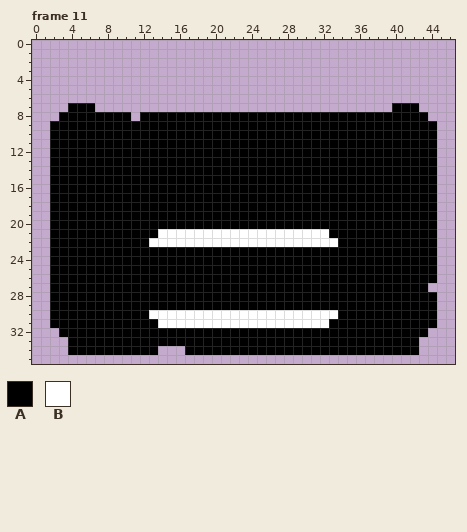
Edited in one commit: pixel-art file (Assets/Resources/new aseprite/objects/interactives/crafters/burner/burner.aseprite). This is how it looked before the edit.
48x36 pixels, 12 frames. Colours within 5 levels of each other are drawn and written as one. Shown: frame 11. The old version is drawn lined up with the new one, on the new canvas. The commit also changed other frames, which this record leaves out.
Visible layers, top first: "...em/.smoke. - white", "...em/.smoke. em", "...em/.cube. - fullwhite", "...em/.cube. - white" opacity 73%, "...em/.cube. em", ".smoke./.em. white", ".smoke./Layer 1" opacity 70%, ".cube./.em. fullwhite", ".cube./.em. white" opacity 73%, ".cube./fans", ".cube./structure", ".cube./holes", ".cube./bones", ".cube./aeration", ".cube./base".
Palette (. is transparent): A #000000  B #ffffff
Pixels before, frame 11, first column x 2:
 7 ..AAA.................................AAA..
 8 .AAAAAAAA.AAAAAAAAAAAAAAAAAAAAAAAAAAAAAAAA.
 9 AAAAAAAAAAAAAAAAAAAAAAAAAAAAAAAAAAAAAAAAAAA
10 AAAAAAAAAAAAAAAAAAAAAAAAAAAAAAAAAAAAAAAAAAA
11 AAAAAAAAAAAAAAAAAAAAAAAAAAAAAAAAAAAAAAAAAAA
12 AAAAAAAAAAAAAAAAAAAAAAAAAAAAAAAAAAAAAAAAAAA
13 AAAAAAAAAAAAAAAAAAAAAAAAAAAAAAAAAAAAAAAAAAA
14 AAAAAAAAAAAAAAAAAAAAAAAAAAAAAAAAAAAAAAAAAAA
15 AAAAAAAAAAAAAAAAAAAAAAAAAAAAAAAAAAAAAAAAAAA
16 AAAAAAAAAAAAAAAAAAAAAAAAAAAAAAAAAAAAAAAAAAA
17 AAAAAAAAAAAAAAAAAAAAAAAAAAAAAAAAAAAAAAAAAAA
18 AAAAAAAAAAAAAAAAAAAAAAAAAAAAAAAAAAAAAAAAAAA
19 AAAAAAAAAAAAAAAAAAAAAAAAAAAAAAAAAAAAAAAAAAA
20 AAAAAAAAAAAAAAAAAAAAAAAAAAAAAAAAAAAAAAAAAAA
21 AAAAAAAAAAAABBBBBBBBBBBBBBBBBBBAAAAAAAAAAAA
22 AAAAAAAAAAABBBBBBBBBBBBBBBBBBBBBAAAAAAAAAAA
23 AAAAAAAAAAAAAAAAAAAAAAAAAAAAAAAAAAAAAAAAAAA
24 AAAAAAAAAAAAAAAAAAAAAAAAAAAAAAAAAAAAAAAAAAA
25 AAAAAAAAAAAAAAAAAAAAAAAAAAAAAAAAAAAAAAAAAAA
26 AAAAAAAAAAAAAAAAAAAAAAAAAAAAAAAAAAAAAAAAAAA
27 AAAAAAAAAAAAAAAAAAAAAAAAAAAAAAAAAAAAAAAAAA.
28 AAAAAAAAAAAAAAAAAAAAAAAAAAAAAAAAAAAAAAAAAAA
29 AAAAAAAAAAAAAAAAAAAAAAAAAAAAAAAAAAAAAAAAAAA
30 AAAAAAAAAAABBBBBBBBBBBBBBBBBBBBBAAAAAAAAAAA
31 AAAAAAAAAAAABBBBBBBBBBBBBBBBBBBAAAAAAAAAAAA
32 .AAAAAAAAAAAAAAAAAAAAAAAAAAAAAAAAAAAAAAAAA.
33 ..AAAAAAAAAAAAAAAAAAAAAAAAAAAAAAAAAAAAAAA..
34 ..AAAAAAAAAA...AAAAAAAAAAAAAAAAAAAAAAAAAA..
After the commit:
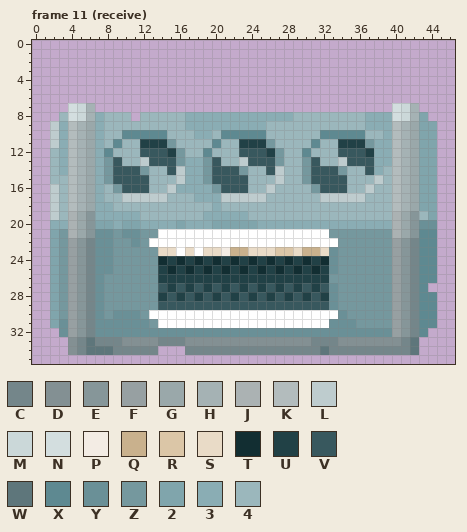
Colours new in this view: C #74868a  D #839093  E #869699  F #97a0a2  G #9aa8aa  H #a5b2b4  J #abb2b3  K #b3bcbd  L #beccce  M #cbd8d9  N #d3dedf  P #f3ece4  Q #c9b18d  R #dbc6a7  S #e9dbc7  T #122e32  U #214146  V #38585e  W #5e767b  X #5e8991  Y #6a9097  Z #75989e  2 #80a5ac  3 #8aadb4  4 #9bb7bc
Author's note on the commit: (#342.1) Burner started + burner animations
The exact change:
canvas 48x36 -> 47x36, the old top-left corner now at -1,0 (the part of the old canvas that was cut away was empty and is not shown)
Changed rows in their new state; - is an unchanged pixel.
Frame 11 (receive):
first column x 2:
 7 --NMH---------------------------------NMH--
 8 -4NMH3444-4444433333333333344444444333NMH2-
 9 L3KHG344444444433333333344444444444333KHG22
10 L3KHG344XXXXX444334XXXXX444444XXXXX443KHG22
11 L3KHG34X44UUUZ4444X44UUUZ4444X44UUUZ33KHG22
12 43KHG3X444VVVUZ44X444VVVUZ44X444VVVU33KHG22
13 43KHG3ZV44LVVVZ33ZV44LVVVZ44ZV44LVVV33KHG22
14 43KHG3ZVVVZ44VL33ZVVVZ44VL44ZVVVZ44V34KHG22
15 44KHG3ZVVVV444L33ZVVVV444L44ZVVVV444L4KHG22
16 L4KHG34ZVVV44L3333ZVVV44L4444ZVVV44L44KHG22
17 L4KHG344LLLLL444333LLLLL444444LLLLL444KHG22
18 L4KHG334444444444434444444444444444444KHG22
19 L4JGE333334444444333334444444444444444JGE42
20 33JGE223223333233322222333333333333333JGEYY
21 2ZJGEYYZYYZZ-------------------ZZZZZZZJGEXX
22 2ZFECYYZZYZ---------------------ZZZZZZFECXX
23 2ZFECYYZZZZZSSBSBSSPQQSSSRRSQQSYZZZZZZFECXX
24 2ZFECYYZZZZZTUTUTUTUTUTUTUTUTUTYZZZZZZFECXX
25 2ZFECYYZZZZZUTUTUTUTUTUTUTUTUTUYZZZZZZFECXX
26 2ZFECYZZZZZZUUUUUUUUUUUUUUUUUUUZZZZZZZFECXX
27 2ZFECYZZZZZZVUVUVUVUVUVUVUVUVUVYZZZZZZFECX-
28 2ZFECYZZZZZZUVUVUVUVUVUVUVUVUVUYZZZZZZFECXX
29 2ZFECYZZZZZZVVVVVVVVVVVVVVVVVVVYZZZZZZFECXX
30 2ZFECYZYYYZ---------------------YZZZZZFECXX
31 2YFECYYYYYYZ-------------------YYYZZZZFECXX
32 -YFECYYYYYYYYYYYYYYYYYYYYYYYYYYYYYYYYYFECX-
33 --DCWCCCDDDDCCCDDDDDDDDDDDDDDCCCDDDDDDDCW--
34 --DCWWWCCCCC---CCCCCCCCCCCCCCCWCCCCCCCCCW--
Changed places in both pictures, as pixel boxes (x1, y1, x2, y2):
changed: (50, 103, 437, 355)
